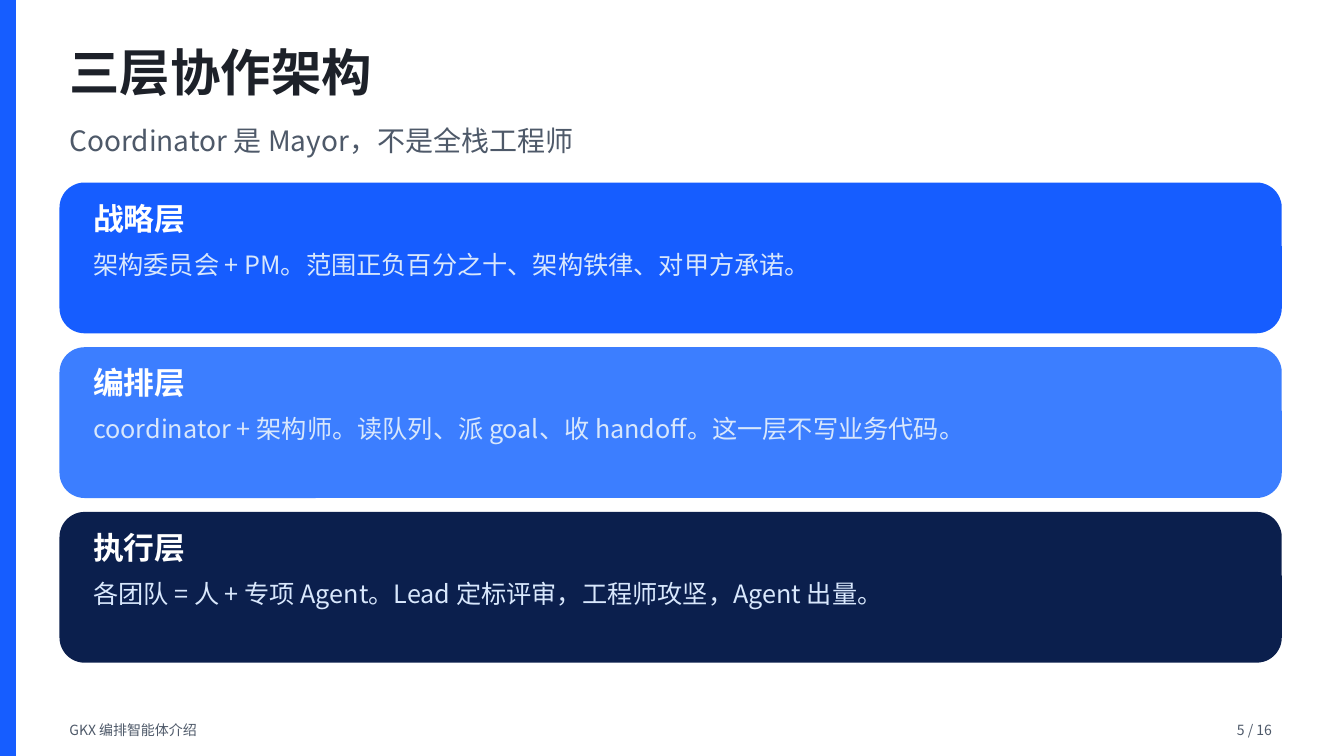
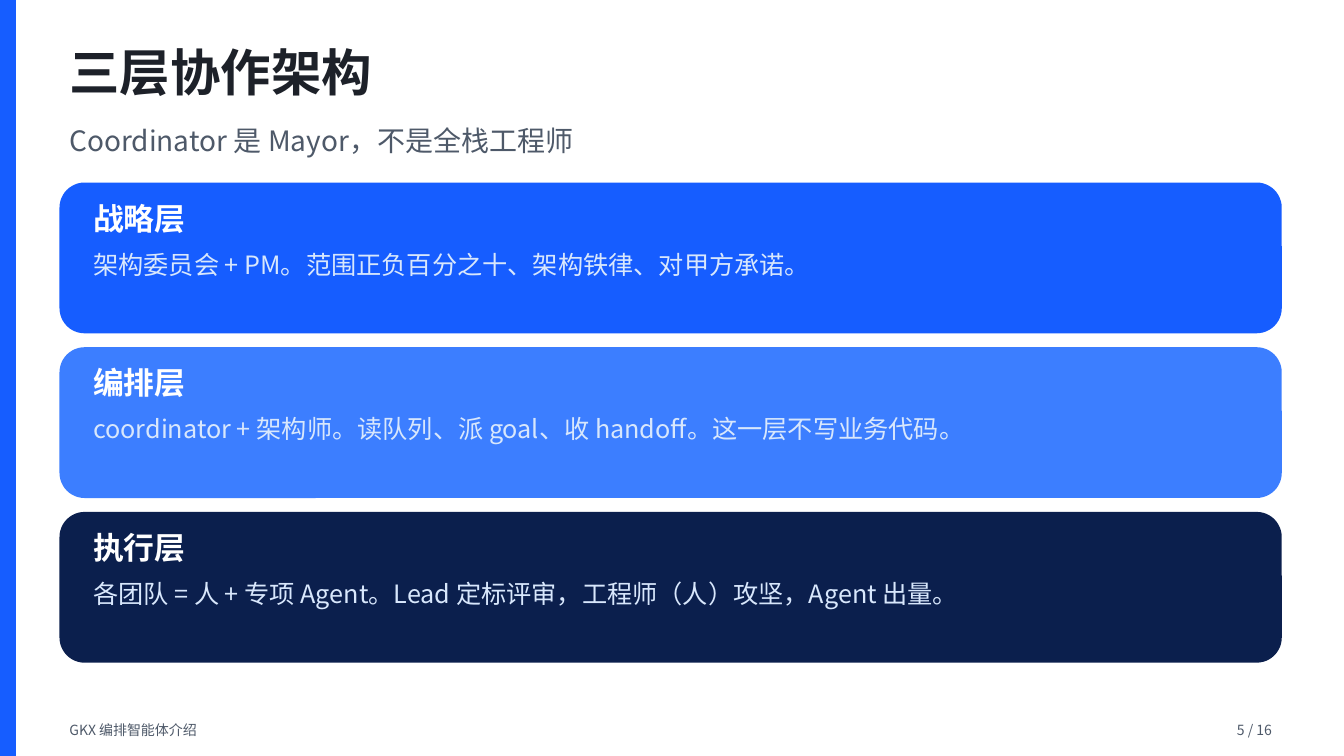
Before and after one commit to Marisolebxf/-, a slide deck: slide 5 of agent-delivery/培训/2026-08-18_编排智能体介绍.pptx. Drawn at 1344x756 pixels with LibreOffice and Linux fonts; fonts in the diff are those of the drawing. Boxes give left, top, right and bottom in pixels: in the first picture for what was removed or moved away, otherwise in the second. Text is boxed around its words. In the diff, an @@ line names an element or a change of style, - is before the commit and + after.

```diff
--- a/agent-delivery/培训/2026-08-18_编排智能体介绍.pptx
+++ b/agent-delivery/培训/2026-08-18_编排智能体介绍.pptx
@@ text at (93,581,959,609): text changed @@
-各团队 = 人 + 专项 Agent。Lead 定标评审，工程师攻坚，Agent 出量。
+各团队 = 人 + 专项 Agent。Lead 定标评审，工程师（人）攻坚，Agent 出量。
```
Also in this commit, not shown: 1 other slide changed, 1 slide added, 4 other files.
